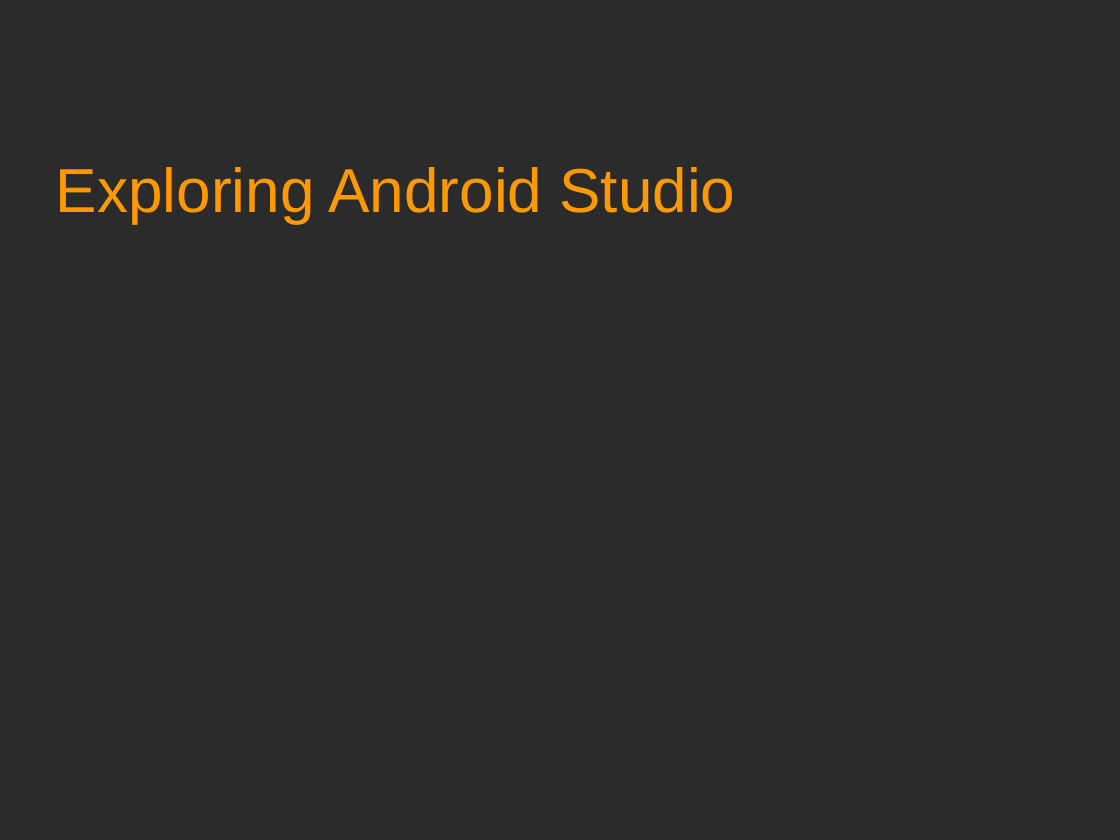
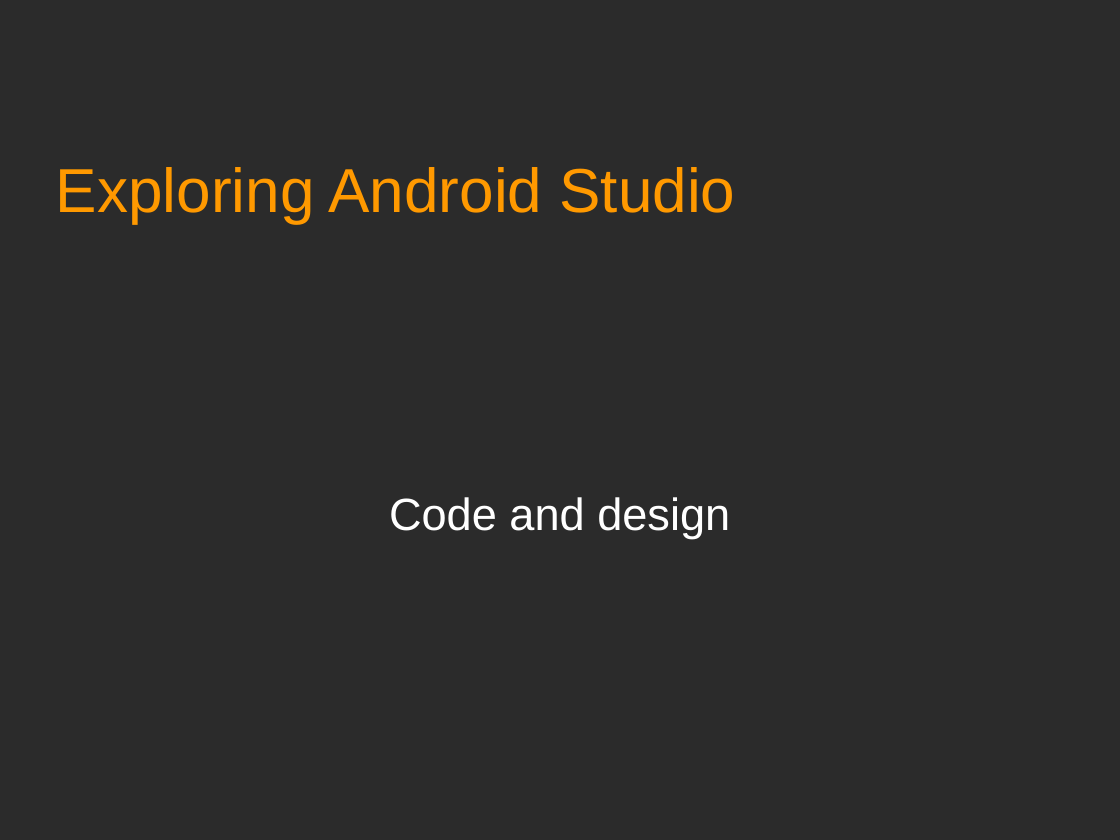
Before and after one commit to Academy-Soft-Intellect/Android-Programming-for-Beginners, a slide deck: slide 1 of 03_Exploring_Android_Studio.odp. Drawn at 1120x840 pixels with LibreOffice and Linux fonts; fonts in the diff are those of the drawing; background and template pictures are left out; a plain dark background stands for a picture behind light text. Boxes give left, top, right and bottom in pixels: in the first picture for what was removed or moved away, otherwise in the second. Text is boxed around its words. In the diff, an @@ line names an element or a change of style, - is before the commit and + after.

```diff
--- a/03_Exploring_Android_Studio.odp
+++ b/03_Exploring_Android_Studio.odp
@@ subtitle added at [389,497,730,538], 32 pt, text #FFFFFF @@
+Code and design
```
Also in this commit, not shown: 1 other slide changed, 4 slides added.
